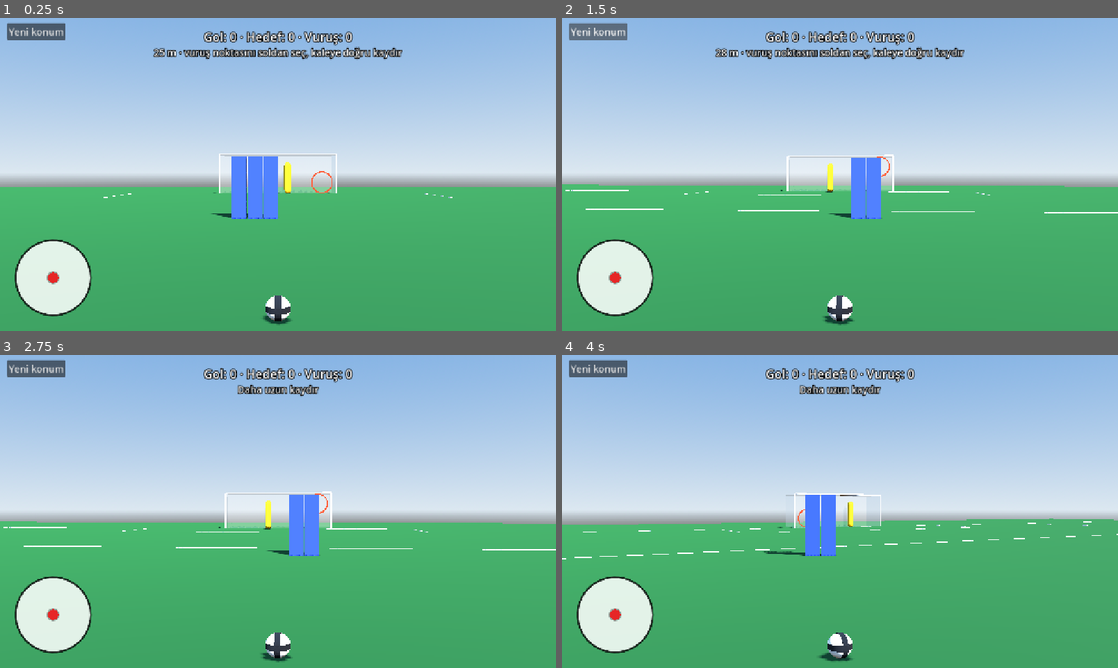
Above: before the commit, frames 1-4 (two rows, left to right).
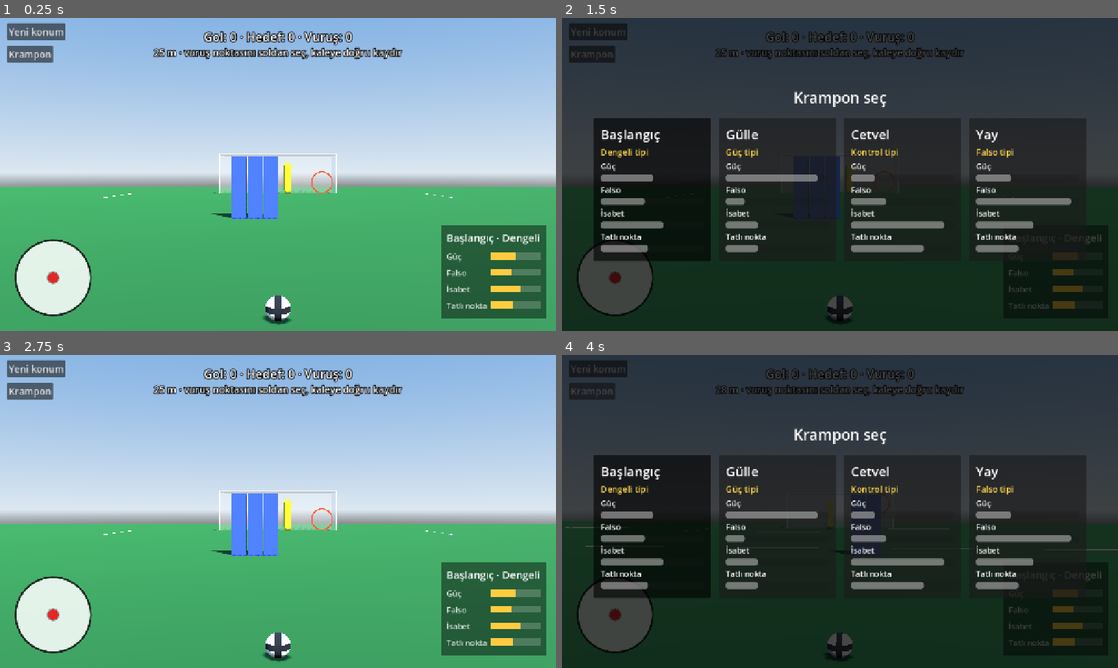
Above: after the commit, the same moments.

Repository: crzyxpo000-max/serbestkick
Game: Godot game, scene res://scenes/main.tscn
Two runs of this game, one before a commit and one after it. Both use one fixed random seed, a clock stepped at 60 frames per second and the inputs below.
Inputs (mouse positions are in pixels of both pictures, inside the frame that each line leads up to):
- Up to frame 1 (0.25 s): no input
- Up to frame 2 (1.5 s): click (589, 55) at 0.5 s, where only the run after the commit has a clickable "Krampon"; click "Yeni konum" at 1.25 s
- Up to frame 3 (2.75 s): click (88, 527) at 2.02 s
- Up to frame 4 (4 s): click "Yeni konum" at 2.75 s; click (589, 392) at 3.5 s, where only the run after the commit has a clickable "Krampon"

The runs differ from the first frame. In frame 1, 6.1% of the frame differs, in the area x 1-99%, y 8-96%; in frame 2, 100%, in the area x 0-100%, y 0-100%; in frame 3, 11%; in frame 4, 100%.

Commit message:
Aşama 5: krampon sistemi ve seçim ekranı
Dört özellik (güç, falso, isabet, tatlı nokta) vuruş hesabına girer; dört tip
data/boots.json içinde. İsabet rastgele nişan sapmasını, tatlı nokta kenardan
vuruşta güç ve isabet kaybını belirler. Seçim ekranı ve özellik paneli eklendi.

Co-Authored-By: Claude Fable 5.2 <noreply@anthropic.com>
Claude-Session: https://claude.ai/code/session_01YJkkbKVcy4CSS3GLFm39BF

Diff:
--- /dev/null
+++ b/data/boots.json
@@ -0,0 +1,22 @@
+[
+	{
+		"id": "baslangic", "name": "Başlangıç", "type": "dengeli",
+		"power": 30.5, "curl": 7.5, "accuracy": 0.6, "sweet_spot": 0.45,
+		"aftertouch": 0.2, "wet_penalty": 0.05
+	},
+	{
+		"id": "gulle", "name": "Gülle", "type": "guc",
+		"power": 34.0, "curl": 6.0, "accuracy": 0.3, "sweet_spot": 0.3,
+		"aftertouch": 0.15, "wet_penalty": 0.15
+	},
+	{
+		"id": "cetvel", "name": "Cetvel", "type": "kontrol",
+		"power": 28.0, "curl": 7.0, "accuracy": 0.9, "sweet_spot": 0.7,
+		"aftertouch": 0.2, "wet_penalty": 0.05
+	},
+	{
+		"id": "yay", "name": "Yay", "type": "falso",
+		"power": 29.0, "curl": 10.5, "accuracy": 0.55, "sweet_spot": 0.4,
+		"aftertouch": 0.25, "wet_penalty": 0.1
+	}
+]
--- a/data/controls.json
+++ b/data/controls.json
@@ -16,6 +16,8 @@
 	"strike_power_loss": 0.2,
 	"knuckle_radius": 0.15,
 	"knuckle_max_spin": 1.0,
+	"scatter_base": 1.3,
+	"scatter_mishit": 1.0,
 	"aftertouch_enabled": 1,
 	"aftertouch_limit": 0.2,
 	"aftertouch_full_drag": 0.25,
--- a/project.godot
+++ b/project.godot
@@ -11,7 +11,7 @@
 [application]
 
 config/name="Serbest Kick"
-config/version="0.4.1"
+config/version="0.5.0"
 run/main_scene="res://scenes/main.tscn"
 config/features=PackedStringArray("4.6", "Mobile")
 
--- /dev/null
+++ b/scripts/boots/boot.gd
@@ -0,0 +1,72 @@
+class_name Boot
+extends RefCounted
+## Krampon: dört özelliği doğrudan vuruş hesabına girer. Değerler data/boots.json içinde.
+
+const DATA_PATH := "res://data/boots.json"
+const STATS: Array[String] = ["power", "curl", "accuracy", "sweet_spot"]
+const STAT_LABELS := {"power": "Güç", "curl": "Falso", "accuracy": "İsabet", "sweet_spot": "Tatlı nokta"}
+const TYPE_LABELS := {"dengeli": "Dengeli", "guc": "Güç", "kontrol": "Kontrol", "falso": "Falso"}
+## Özellik çubuklarının alt ve üst ucu.
+const STAT_RANGES := {
+	"power": Vector2(26.0, 35.0), "curl": Vector2(5.0, 11.0),
+	"accuracy": Vector2(0.0, 1.0), "sweet_spot": Vector2(0.0, 1.0),
+}
+
+var id := ""
+var name := ""
+var type := ""
+var power := 32.0        ## m/s, topun en yüksek çıkış hızı
+var curl := 8.0          ## tur/sn, topa verilebilen en yüksek yan dönüş
+var accuracy := 1.0      ## 0–1, kaydırma hatasının affedilen oranı
+var sweet_spot := 0.0    ## 0–1, vuruş noktasının güç ve isabet kaybetmeden kayabileceği alan
+var aftertouch := 0.2    ## havada falsonun sınırı (oran)
+var wet_penalty := 0.0   ## ıslak sahada isabetten düşen miktar
+
+
+## Kramponsuz hesap: kontrol ayarlarındaki sınırlar, hatasız vuruş.
+static func neutral(cp: ControlParams) -> Boot:
+	var boot := Boot.new()
+	boot.id = "notr"
+	boot.power = cp.max_speed
+	boot.curl = cp.max_side_spin
+	boot.aftertouch = cp.aftertouch_limit
+	return boot
+
+
+static func from_dict(values: Dictionary) -> Boot:
+	var boot := Boot.new()
+	for key: String in values:
+		if boot.get(key) != null:
+			boot.set(key, values[key])
+	return boot
+
+
+static func load_all() -> Array[Boot]:
+	var boots: Array[Boot] = []
+	var parsed: Variant = JSON.parse_string(FileAccess.get_file_as_string(DATA_PATH))
+	if parsed is Array:
+		for entry: Dictionary in parsed:
+			boots.append(from_dict(entry))
+	return boots
+
+
+## Özelliğin 0–1 arası gösterim değeri.
+func rating(stat: String) -> float:
+	var limits: Vector2 = STAT_RANGES[stat]
+	return clampf(inverse_lerp(limits.x, limits.y, get(stat)), 0.0, 1.0)
+
+
+func type_label() -> String:
+	return TYPE_LABELS.get(type, type)
+
+
+## Vuruş noktası tatlı noktanın ne kadar dışında: 0 = içinde, 1 = topun kenarı.
+func mishit(strike: Vector2) -> float:
+	var offset := minf(strike.length(), 1.0)
+	if sweet_spot >= 1.0:
+		return 0.0
+	return clampf((offset - sweet_spot) / (1.0 - sweet_spot), 0.0, 1.0)
+
+
+func effective_accuracy(wet: bool) -> float:
+	return clampf(accuracy - (wet_penalty if wet else 0.0), 0.0, 1.0)
--- a/scripts/control/aftertouch.gd
+++ b/scripts/control/aftertouch.gd
@@ -4,12 +4,14 @@
 ## Yönünü tersine çeviremez; dönüşsüz topa etki etmez.
 
 var _cp: ControlParams
+var limit := 0.2   ## kramponla değişir
 var _factor := 1.0
 var _start_distance := 0.0
 
 
 func _init(cp: ControlParams) -> void:
 	_cp = cp
+	limit = cp.aftertouch_limit
 
 
 func begin(kick: BallState) -> void:
@@ -44,6 +46,6 @@
 	if curve_dir.length() < 1e-3:
 		return
 	var amount := clampf(drag.dot(curve_dir.normalized()) / _cp.aftertouch_full_drag, -1.0, 1.0)
-	var target := 1.0 + _cp.aftertouch_limit * amount
+	var target := 1.0 + limit * amount
 	sim.state.spin *= target / _factor
 	_factor = target
--- a/scripts/control/control_params.gd
+++ b/scripts/control/control_params.gd
@@ -22,6 +22,9 @@
 var strike_power_loss := 0.2   ## kenardan vuruşta güç kaybı oranı
 var knuckle_radius := 0.15     ## vuruş noktası bu kadar ortadaysa vuruş dönüşsüzdür
 var knuckle_max_spin := 1.0    ## tur/sn; kaydırma bundan fazla falso veriyorsa dönüşsüz olmaz
+
+var scatter_base := 1.3        ## derece; isabeti 0 olan kramponla tam güçte nişan sapması (standart sapma)
+var scatter_mishit := 1.0      ## derece; tatlı noktanın tam dışından vuruşta eklenen sapma
 
 var aftertouch_enabled := 1.0  ## 0 = kapalı (simülasyon modu)
 var aftertouch_limit := 0.2    ## dönüş en fazla bu oranda artar ya da azalır
--- a/scripts/control/shot_builder.gd
+++ b/scripts/control/shot_builder.gd
@@ -10,24 +10,35 @@
 
 ## target: kaydırmanın çıkış noktasının kale düzlemindeki (z = 0) karşılığı (x, y), metre.
 ## strike: topun üzerindeki vuruş noktası, -1…1 (+x sağ, +y üst).
+## boot: krampon (yoksa kontrol ayarlarındaki sınırlar, hatasız). noise: (yön, yükseliş) için birim rastgele
+## sapma; kramponun isabeti ve tatlı noktası bunun ne kadarının vuruşa yansıyacağını belirler.
 static func build(swipe: Swipe, target: Vector2, ball_position: Vector3, strike: Vector2,
-		cp: ControlParams, pp: PhysicsParams) -> BallState:
+		cp: ControlParams, pp: PhysicsParams, boot: Boot = null, noise: Vector2 = Vector2.ZERO,
+		wet: bool = false) -> BallState:
+	if boot == null:
+		boot = Boot.neutral(cp)
 	var hit := strike.limit_length(1.0)
+	var mishit := boot.mishit(hit)
 	var power := clampf(inverse_lerp(cp.slow_swipe, cp.fast_swipe, swipe.speed), 0.0, 1.0)
-	var speed := lerpf(cp.min_speed, cp.max_speed, power) * (1.0 - cp.strike_power_loss * hit.length_squared())
+	var top_speed := maxf(boot.power, cp.min_speed)
+	var speed := lerpf(cp.min_speed, top_speed, power) * (1.0 - cp.strike_power_loss * mishit * mishit)
 
 	var aim_x := clampf(target.x, -TARGET_LIMIT_X, TARGET_LIMIT_X)
 	var aim_y := clampf(target.y, pp.radius, TARGET_LIMIT_Y)
 	var azimuth := rad_to_deg(atan2(aim_x - ball_position.x, ball_position.z))
 	var elevation := solve_elevation(ball_position, speed, azimuth, aim_y, pp)
+	var scatter := scatter_degrees(boot, cp, power, mishit, wet)
+	azimuth += noise.x * scatter
+	elevation += noise.y * scatter * 0.6
 	elevation = clampf(elevation - hit.y * cp.strike_elevation, 0.0, MAX_ELEVATION + cp.strike_elevation)
 
 	# Sağa bombeli yay: top sağa çıkar, sola kıvrılır. Topun sağına vurmak da sola kıvırır.
 	var bend := maxf(absf(swipe.curvature) - cp.curvature_dead_zone, 0.0)
 	var curve := signf(swipe.curvature) * clampf(bend / (cp.curvature_full - cp.curvature_dead_zone), 0.0, 1.0)
-	var swipe_spin := -curve * cp.max_side_spin
-	var side_spin := clampf(swipe_spin - hit.x * cp.strike_side_spin, -cp.max_side_spin, cp.max_side_spin)
-	var top_spin := hit.y * cp.strike_top_spin
+	var spin_scale := boot.curl / cp.max_side_spin
+	var swipe_spin := -curve * boot.curl
+	var side_spin := clampf(swipe_spin - hit.x * cp.strike_side_spin * spin_scale, -boot.curl, boot.curl)
+	var top_spin := hit.y * cp.strike_top_spin * spin_scale
 
 	var knuckle := hit.length() <= cp.knuckle_radius and absf(swipe_spin) <= cp.knuckle_max_spin
 	if knuckle:
@@ -38,6 +49,13 @@
 		state.knuckle = 1.0
 		state.knuckle_phase = fposmod(speed * 7.13 + aim_x * 3.7 + aim_y * 5.3, TAU)
 	return state
+
+
+## Nişan sapmasının standart sapması (derece): sert vuruşta ve tatlı noktanın dışında büyür,
+## kramponun isabeti küçültür.
+static func scatter_degrees(boot: Boot, cp: ControlParams, power: float, mishit: float, wet: bool) -> float:
+	var forgiven := boot.effective_accuracy(wet)
+	return cp.scatter_base * (1.0 - forgiven) * (0.4 + 0.6 * power) + cp.scatter_mishit * (1.0 - forgiven) * mishit
 
 
 ## Falsosuz topun kale düzlemini `target_y` yüksekliğinde geçmesi için gereken yükseliş açısı (derece).
--- a/scripts/main.gd
+++ b/scripts/main.gd
@@ -29,6 +29,9 @@
 var _sim := BallSimulator.new(_pp)
 var _wall := Wall.new(_kp)
 var _keeper := Keeper.new(_kp)
+var _boots := Boot.load_all()
+var _boot: Boot
+var _picker: BootPicker
 var _wall_nodes: Array[MeshInstance3D] = []
 var _keeper_body: MeshInstance3D
 var _keeper_hands: MeshInstance3D
@@ -82,6 +85,17 @@
 	button.position = Vector2(16, 12)
 	button.pressed.connect(_new_spot)
 	$UI.add_child(button)
+	var boot_button := Button.new()
+	boot_button.text = "Krampon"
+	boot_button.add_theme_font_size_override("font_size", 22)
+	boot_button.position = Vector2(16, 64)
+	boot_button.pressed.connect(_open_picker)
+	$UI.add_child(boot_button)
+	_picker = BootPicker.new(_boots)
+	_picker.visible = false
+	_picker.picked.connect(_pick_boot)
+	$UI.add_child(_picker)
+	_pick_boot(_boots[0] if not _boots.is_empty() else Boot.neutral(_cp))
 	_place_target()
 	_reset_shot()
 
@@ -167,7 +181,9 @@
 	if not swipe.valid:
 		_info.text = "Daha uzun kaydır"
 		return
-	var kick := ShotBuilder.build(swipe, _goal_plane_point(swipe.launch_point), _spot, _hud.strike, _cp, _pp)
+	var noise := Vector2(_rng.randfn(), _rng.randfn()).limit_length(2.5)
+	var kick := ShotBuilder.build(swipe, _goal_plane_point(swipe.launch_point), _spot, _hud.strike, _cp, _pp,
+			_boot, noise)
 	_sim.kick(kick)
 	_aftertouch.begin(kick)
 	_shots += 1
@@ -233,6 +249,21 @@
 	_hud.show_disc = true
 	_info.text = "%d m · vuruş noktasını soldan seç, kaleye doğru kaydır" % roundi(_spot.distance_to(Vector3.ZERO))
 	_update_title()
+
+
+## Krampon yalnızca vuruştan önce değiştirilebilir.
+func _open_picker() -> void:
+	if _phase != Phase.AIM or _touch != Touch.NONE:
+		return
+	_picker.select(_boot)
+	_picker.visible = true
+
+
+func _pick_boot(boot: Boot) -> void:
+	_boot = boot
+	_aftertouch.limit = boot.aftertouch
+	_hud.boot = boot
+	_picker.visible = false
 
 
 func _new_spot() -> void:
--- /dev/null
+++ b/scripts/ui/boot_picker.gd
@@ -0,0 +1,79 @@
+class_name BootPicker
+extends Control
+## Krampon seçim ekranı: her krampon bir kart, dört özelliği çubukla gösterilir.
+
+signal picked(boot: Boot)
+
+const CARD_SIZE := Vector2(270, 330)
+
+var _cards: Array[Button] = []
+var _boots: Array[Boot] = []
+
+
+func _init(boots: Array[Boot]) -> void:
+	_boots = boots
+
+
+func _ready() -> void:
+	set_anchors_and_offsets_preset(Control.PRESET_FULL_RECT)
+	var dim := ColorRect.new()
+	dim.color = Color(0, 0, 0, 0.72)
+	dim.set_anchors_and_offsets_preset(Control.PRESET_FULL_RECT)
+	add_child(dim)
+	var column := VBoxContainer.new()
+	column.set_anchors_and_offsets_preset(Control.PRESET_FULL_RECT)
+	column.alignment = BoxContainer.ALIGNMENT_CENTER
+	column.add_theme_constant_override("separation", 24)
+	add_child(column)
+	var heading := Label.new()
+	heading.text = "Krampon seç"
+	heading.horizontal_alignment = HORIZONTAL_ALIGNMENT_CENTER
+	heading.add_theme_font_size_override("font_size", 34)
+	column.add_child(heading)
+	var row := HBoxContainer.new()
+	row.alignment = BoxContainer.ALIGNMENT_CENTER
+	row.add_theme_constant_override("separation", 18)
+	column.add_child(row)
+	for boot in _boots:
+		var card := _make_card(boot)
+		row.add_child(card)
+		_cards.append(card)
+
+
+func select(boot: Boot) -> void:
+	for i in _cards.size():
+		_cards[i].button_pressed = _boots[i] == boot
+
+
+func _make_card(boot: Boot) -> Button:
+	var card := Button.new()
+	card.toggle_mode = true
+	card.custom_minimum_size = CARD_SIZE
+	card.pressed.connect(func() -> void: picked.emit(boot))
+	var box := VBoxContainer.new()
+	box.set_anchors_and_offsets_preset(Control.PRESET_FULL_RECT, Control.PRESET_MODE_MINSIZE, 16)
+	box.mouse_filter = Control.MOUSE_FILTER_IGNORE
+	box.add_theme_constant_override("separation", 6)
+	card.add_child(box)
+	box.add_child(_label(boot.name, 30))
+	box.add_child(_label(boot.type_label() + " tipi", 20, Color(1.0, 0.85, 0.3)))
+	for stat in Boot.STATS:
+		box.add_child(_label(Boot.STAT_LABELS[stat], 18))
+		var bar := ProgressBar.new()
+		bar.min_value = 0.0
+		bar.max_value = 1.0
+		bar.value = boot.rating(stat)
+		bar.show_percentage = false
+		bar.custom_minimum_size = Vector2(0, 16)
+		bar.mouse_filter = Control.MOUSE_FILTER_IGNORE
+		box.add_child(bar)
+	return card
+
+
+func _label(text: String, font_size: int, color: Color = Color.WHITE) -> Label:
+	var label := Label.new()
+	label.text = text
+	label.mouse_filter = Control.MOUSE_FILTER_IGNORE
+	label.add_theme_font_size_override("font_size", font_size)
+	label.add_theme_color_override("font_color", color)
+	return label
--- a/scripts/ui/practice_hud.gd
+++ b/scripts/ui/practice_hud.gd
@@ -13,6 +13,10 @@
 var swipe_points := PackedVector2Array():
 	set(value):
 		swipe_points = value
+		queue_redraw()
+var boot: Boot:
+	set(value):
+		boot = value
 		queue_redraw()
 var show_disc := true:
 	set(value):
@@ -55,5 +59,26 @@
 		draw_line(centre - Vector2(0, radius), centre + Vector2(0, radius), Color(0, 0, 0, 0.25), 1.5)
 		var dot := centre + Vector2(strike.x, -strike.y) * radius * DOT_REACH
 		draw_circle(dot, radius * 0.14, Color(0.9, 0.15, 0.15))
+		if boot != null:
+			_draw_boot()
 	if swipe_points.size() >= 2:
 		draw_polyline(swipe_points, Color(1, 1, 1, 0.9), 5.0, true)
+
+
+## Seçili kramponun özellikleri (sağ altta).
+func _draw_boot() -> void:
+	var font := get_theme_default_font()
+	var width := size.y * 0.3
+	var line := size.y * 0.042
+	var origin := Vector2(size.x - width - size.y * DISC_MARGIN, size.y - line * 6.6 - size.y * DISC_MARGIN)
+	draw_rect(Rect2(origin - Vector2(12, 8), Vector2(width + 24, line * 6.6 + 16)), Color(0, 0, 0, 0.45))
+	draw_string(font, origin + Vector2(0, line), "%s · %s" % [boot.name, boot.type_label()],
+			HORIZONTAL_ALIGNMENT_LEFT, width, int(line * 0.8))
+	for i in Boot.STATS.size():
+		var stat := Boot.STATS[i]
+		var y := origin.y + line * (1.6 + i * 1.25)
+		draw_string(font, Vector2(origin.x, y + line * 0.75), Boot.STAT_LABELS[stat],
+				HORIZONTAL_ALIGNMENT_LEFT, width * 0.45, int(line * 0.62), Color(1, 1, 1, 0.85))
+		var bar := Rect2(origin.x + width * 0.47, y + line * 0.2, width * 0.53, line * 0.55)
+		draw_rect(bar, Color(1, 1, 1, 0.2))
+		draw_rect(Rect2(bar.position, Vector2(bar.size.x * boot.rating(stat), bar.size.y)), Color(1.0, 0.8, 0.25))
--- /dev/null
+++ b/tests/test_boots.gd
@@ -0,0 +1,187 @@
+extends RefCounted
+## Krampon: dört özellik, dört tip, vuruşa etkileri.
+
+const H := 720.0
+
+func _boot(type: String) -> Boot:
+	for boot in Boot.load_all():
+		if boot.type == type:
+			return boot
+	return null
+
+
+func _swipe(duration: float, bulge: float = 0.0) -> Swipe:
+	var points := PackedVector2Array()
+	var times := PackedFloat64Array()
+	var p0 := Vector2(640, 600)
+	var chord := Vector2(0, -300)
+	var right := Vector2(-chord.y, chord.x)
+	for i in 21:
+		var t := i / 20.0
+		points.append(p0 + chord * t + right * (bulge * 4.0 * t * (1.0 - t)))
+		times.append(duration * t)
+	return Swipe.analyze(points, times, H, ControlParams.new())
+
+
+## Dönüşsüz vuruş kapalı: tam ortadan vuruş yalpalamaz, sonuçlar tekrarlanabilir.
+func _build(boot: Boot, swipe: Swipe, strike: Vector2 = Vector2.ZERO, noise: Vector2 = Vector2.ZERO,
+		target: Vector2 = Vector2(1.0, 1.2)) -> BallState:
+	var cp := ControlParams.new()
+	cp.knuckle_radius = -1.0
+	return ShotBuilder.build(swipe, target, Check.spot(25.0), strike, cp, PhysicsParams.new(), boot, noise)
+
+
+func test_dort_tip_krampon_var() -> Array[String]:
+	var errors: Array[String] = []
+	var boots := Boot.load_all()
+	Check.is_true(errors, "4 krampon olmalı, şu an %d" % boots.size(), boots.size() == 4)
+	var ids := {}
+	var types := {}
+	for boot in boots:
+		ids[boot.id] = true
+		types[boot.type] = true
+		Check.is_true(errors, boot.id + ": ad boş olmamalı", not boot.name.is_empty())
+		Check.is_true(errors, boot.id + ": tip tanımlı olmalı", Boot.TYPE_LABELS.has(boot.type))
+		Check.in_range(errors, boot.id + " güç (m/s)", boot.power, 26.0, 35.0)
+		Check.in_range(errors, boot.id + " falso (tur/sn)", boot.curl, 5.0, 11.0)
+		Check.in_range(errors, boot.id + " isabet", boot.accuracy, 0.0, 1.0)
+		Check.in_range(errors, boot.id + " tatlı nokta", boot.sweet_spot, 0.0, 1.0)
+		Check.in_range(errors, boot.id + " havada falso", boot.aftertouch, 0.1, 0.25)
+	Check.is_true(errors, "kimlikler benzersiz olmalı", ids.size() == 4)
+	Check.is_true(errors, "dört ayrı tip olmalı", types.size() == 4)
+	if not boots.is_empty():
+		Check.is_true(errors, "ilk krampon dengeli (başlangıç) olmalı", boots[0].type == "dengeli")
+	return errors
+
+
+func test_her_tipin_guclu_ve_zayif_yani() -> Array[String]:
+	var errors: Array[String] = []
+	var boots := Boot.load_all()
+	var best := {}
+	var worst := {}
+	for stat in Boot.STATS:
+		var sorted := boots.duplicate()
+		sorted.sort_custom(func(a: Boot, b: Boot) -> bool: return a.get(stat) < b.get(stat))
+		worst[stat] = sorted[0].type
+		best[stat] = sorted[-1].type
+	Check.is_true(errors, "en sert krampon güç tipi olmalı", best["power"] == "guc")
+	Check.is_true(errors, "güç tipinin isabeti en düşük olmalı", worst["accuracy"] == "guc")
+	Check.is_true(errors, "en isabetli krampon kontrol tipi olmalı", best["accuracy"] == "kontrol")
+	Check.is_true(errors, "en geniş tatlı nokta kontrol tipinde olmalı", best["sweet_spot"] == "kontrol")
+	Check.is_true(errors, "kontrol tipi en yavaş olmalı", worst["power"] == "kontrol")
+	Check.is_true(errors, "en çok kıvıran falso tipi olmalı", best["curl"] == "falso")
+	for stat in Boot.STATS:
+		Check.is_true(errors, "dengeli krampon %s özelliğinde en iyi olmamalı" % stat, best[stat] != "dengeli")
+		Check.is_true(errors, "dengeli krampon %s özelliğinde en kötü olmamalı" % stat, worst[stat] != "dengeli")
+	return errors
+
+
+func test_guc_cikis_hizini_belirler() -> Array[String]:
+	var errors: Array[String] = []
+	var fast := _swipe(0.02)
+	var slow := _swipe(2.0)
+	for boot in Boot.load_all():
+		Check.near(errors, boot.id + ": en sert vuruş kramponun gücü kadar", _build(boot, fast, Vector2.ZERO).velocity.length(), boot.power, 1e-3)
+	var power := _build(_boot("guc"), fast, Vector2.ZERO).velocity.length()
+	var control := _build(_boot("kontrol"), fast, Vector2.ZERO).velocity.length()
+	Check.is_true(errors, "güç kramponu kontrol kramponundan belirgin sert vurmalı", power > control + 4.0)
+	Check.near(errors, "yavaş kaydırma her kramponda aynı", _build(_boot("guc"), slow, Vector2.ZERO).velocity.length(),
+			_build(_boot("kontrol"), slow, Vector2.ZERO).velocity.length(), 1e-3)
+	return errors
+
+
+func test_falso_ozelligi_kivrilmayi_belirler() -> Array[String]:
+	var errors: Array[String] = []
+	var arc := _swipe(0.15, 0.5)
+	var aim := Vector2(3.0, 1.2)
+	var curl := _build(_boot("falso"), arc, Vector2.ZERO, Vector2.ZERO, aim)
+	var power := _build(_boot("guc"), arc, Vector2.ZERO, Vector2.ZERO, aim)
+	Check.near(errors, "tam eğri kaydırmada falso kramponunun dönüşü", absf(curl.spin.y) / TAU, _boot("falso").curl, 1e-3)
+	Check.near(errors, "tam eğri kaydırmada güç kramponunun dönüşü", absf(power.spin.y) / TAU, _boot("guc").curl, 1e-3)
+	var straight_x := Check.shoot(_build(_boot("falso"), _swipe(0.15), Vector2.ZERO, Vector2.ZERO, aim)).line_crossing.x
+	var bend := absf(Check.shoot(curl).line_crossing.x - straight_x)
+	Check.in_range(errors, "falso kramponuyla en büyük kıvrılma (m)", bend, 2.5, 5.5)
+	var side := _build(_boot("falso"), _swipe(0.15), Vector2(0.8, 0))
+	var side_power := _build(_boot("guc"), _swipe(0.15), Vector2(0.8, 0))
+	Check.is_true(errors, "vuruş noktası falsosu da kramponla artmalı", absf(side.spin.y) > absf(side_power.spin.y) * 1.4)
+	return errors
+
+
+func test_isabet_hatayi_affeder() -> Array[String]:
+	var errors: Array[String] = []
+	var swipe := _swipe(0.08)
+	var noise := Vector2(1.0, 1.0)
+	var misses := {}
+	for boot in Boot.load_all():
+		var exact := Check.shoot(_build(boot, swipe)).line_crossing
+		var off := Check.shoot(_build(boot, swipe, Vector2.ZERO, noise)).line_crossing
+		misses[boot.type] = off.distance_to(exact)
+		Check.near(errors, boot.id + ": sapma yokken top nişana gitmeli (x)", exact.x, 1.0, 0.05)
+	Check.is_true(errors, "güç kramponu en çok sapmalı", misses["guc"] > misses["dengeli"] and misses["dengeli"] > misses["kontrol"])
+	Check.in_range(errors, "güç kramponunda sapma (m)", misses["guc"], 0.25, 0.8)
+	Check.in_range(errors, "kontrol kramponunda sapma (m)", misses["kontrol"], 0.0, 0.12)
+	var cp := ControlParams.new()
+	var gentle := ShotBuilder.scatter_degrees(_boot("guc"), cp, 0.0, 0.0, false)
+	var hard := ShotBuilder.scatter_degrees(_boot("guc"), cp, 1.0, 0.0, false)
+	Check.is_true(errors, "sert vuruş daha çok sapmalı", hard > gentle * 2.0)
+	var perfect := Boot.neutral(cp)
+	Check.near(errors, "kramponsuz hesapta sapma yok", ShotBuilder.scatter_degrees(perfect, cp, 1.0, 1.0, true), 0.0, 1e-9)
+	return errors
+
+
+func test_tatli_nokta() -> Array[String]:
+	var errors: Array[String] = []
+	var cp := ControlParams.new()
+	var control := _boot("kontrol")
+	var power := _boot("guc")
+	var fast := _swipe(0.02)
+	var strike := Vector2(0.5, 0)
+	Check.near(errors, "tatlı noktanın içinde vuruş", control.mishit(strike), 0.0, 1e-9)
+	Check.is_true(errors, "dar tatlı noktada aynı vuruş dışarıda kalmalı", power.mishit(strike) > 0.2)
+	Check.near(errors, "topun kenarı tam dışarıda", power.mishit(Vector2(1, 0)), 1.0, 1e-6)
+	Check.near(errors, "kontrol: tatlı noktada güç kaybı yok", _build(control, fast, strike).velocity.length(), control.power, 1e-3)
+	Check.is_true(errors, "güç: tatlı nokta dışında güç kaybı", _build(power, fast, strike).velocity.length() < power.power - 0.3)
+	var inside := ShotBuilder.scatter_degrees(power, cp, 0.5, 0.0, false)
+	var outside := ShotBuilder.scatter_degrees(power, cp, 0.5, power.mishit(Vector2(0.9, 0)), false)
+	Check.is_true(errors, "tatlı nokta dışında sapma artmalı", outside > inside + 0.3)
+	return errors
+
+
+func test_islak_sahada_isabet_duser() -> Array[String]:
+	var errors: Array[String] = []
+	var cp := ControlParams.new()
+	for boot in Boot.load_all():
+		var dry := ShotBuilder.scatter_degrees(boot, cp, 1.0, 0.0, false)
+		var wet := ShotBuilder.scatter_degrees(boot, cp, 1.0, 0.0, true)
+		Check.is_true(errors, boot.id + ": ıslak sahada sapma artmalı", wet > dry)
+	var power := _boot("guc")
+	var control := _boot("kontrol")
+	Check.is_true(errors, "güç kramponu ıslakta daha çok etkilenmeli", power.wet_penalty > control.wet_penalty)
+	Check.near(errors, "ıslakta isabet", power.effective_accuracy(true), power.accuracy - power.wet_penalty, 1e-6)
+	return errors
+
+
+func test_havada_falso_krampona_bagli() -> Array[String]:
+	var errors: Array[String] = []
+	var cp := ControlParams.new()
+	for boot in [_boot("falso"), _boot("guc")]:
+		var sim := BallSimulator.new()
+		var kick := BallState.from_kick(Check.spot(25.0), 27.0, 15.0, 0.0, 6.0)
+		sim.kick(kick)
+		var touch := Aftertouch.new(cp)
+		touch.limit = boot.aftertouch
+		touch.begin(kick)
+		var before := sim.state.spin.length()
+		touch.apply(sim, Vector2(9, 0))
+		Check.near(errors, boot.id + ": havada falso sınırı", sim.state.spin.length() / before, 1.0 + boot.aftertouch, 1e-4)
+	Check.is_true(errors, "falso kramponunun havada falsosu daha güçlü olmalı", _boot("falso").aftertouch > _boot("guc").aftertouch)
+	return errors
+
+
+func test_ozellik_cubuklari() -> Array[String]:
+	var errors: Array[String] = []
+	for boot in Boot.load_all():
+		for stat in Boot.STATS:
+			Check.in_range(errors, "%s %s çubuğu" % [boot.id, stat], boot.rating(stat), 0.05, 1.0)
+	Check.is_true(errors, "güç çubuğu sıralaması", _boot("guc").rating("power") > _boot("kontrol").rating("power") + 0.3)
+	return errors
Not shown, added: scripts/boots/boot.gd.uid
Not shown, added: scripts/ui/boot_picker.gd.uid
Not shown, added: tests/test_boots.gd.uid
Not shown, changed: CLAUDE.md
